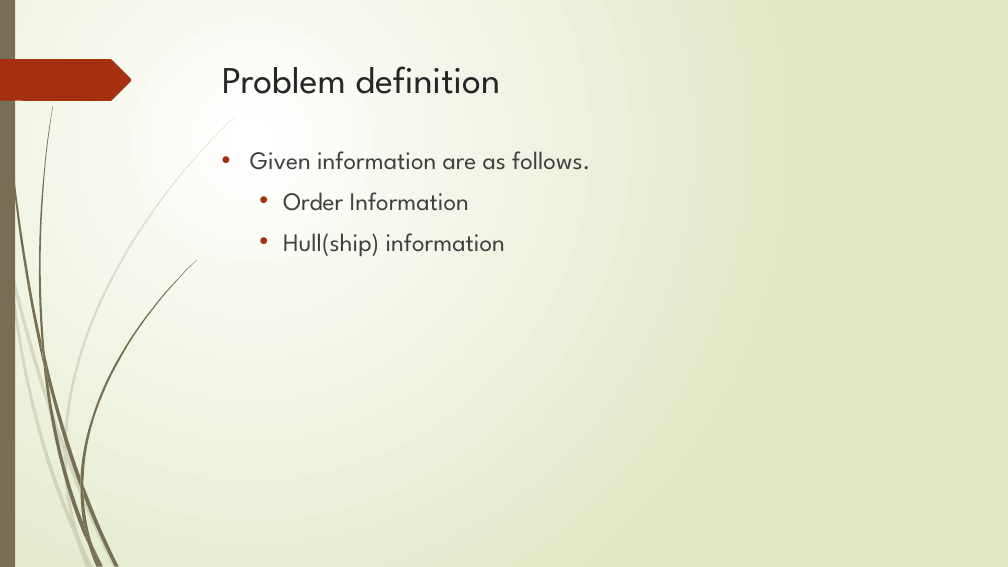
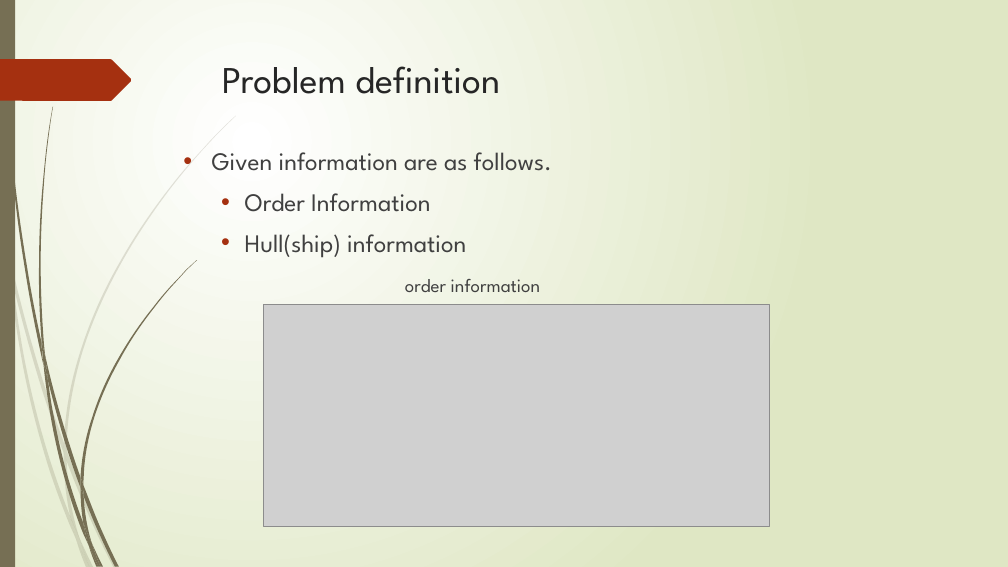
Before and after one commit to r-kurosu/kline_new, a slide deck: slide 6 of 中間報告.pptx. Drawn at 1008x567 pixels with LibreOffice and Linux fonts; fonts in the diff are those of the drawing; grey boxes stand for pictures. Boxes give left, top, right and bottom in pixels: in the first picture for what was removed or moved away, otherwise in the second. Text is boxed around its words. In the diff, an @@ line names an element or a change of style, - is before the commit and + after.

```diff
--- a/中間報告.pptx
+++ b/中間報告.pptx
@@ text "Given information are as follows.": place and size @@
-text "Given information are as follows." at [250, 151, 590, 257]
+text "Given information are as follows." at [212, 152, 552, 292]
@@ text at [405, 279, 540, 292]: paragraph added @@
+  order information
@@ picture added at [264, 305, 769, 527] @@
```
Also in this commit, not shown: 11 other slides changed, 1 slide removed.
